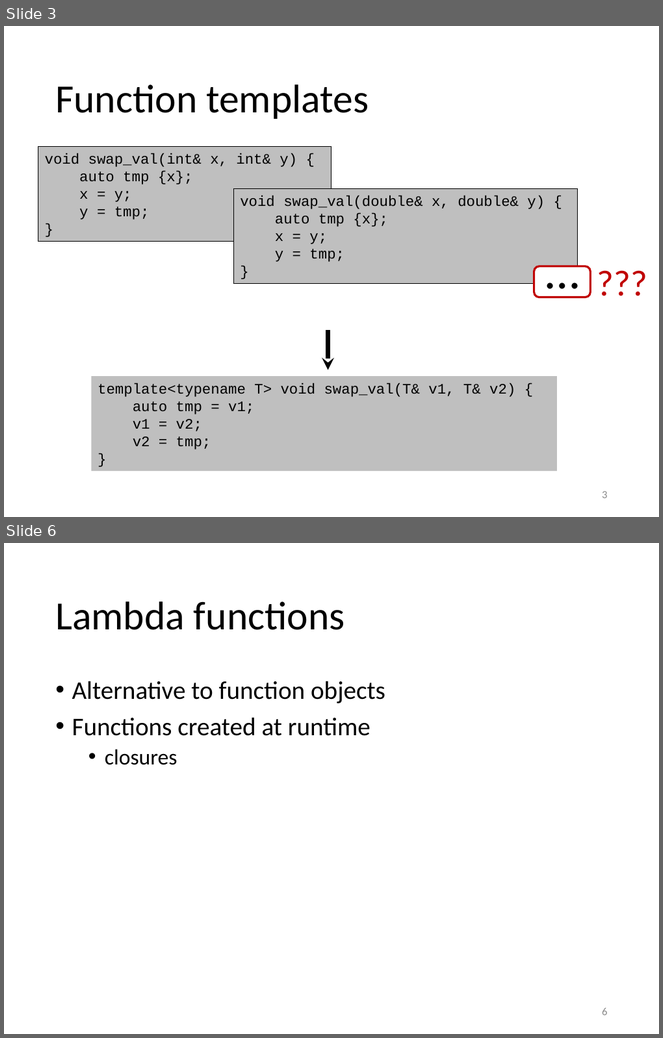
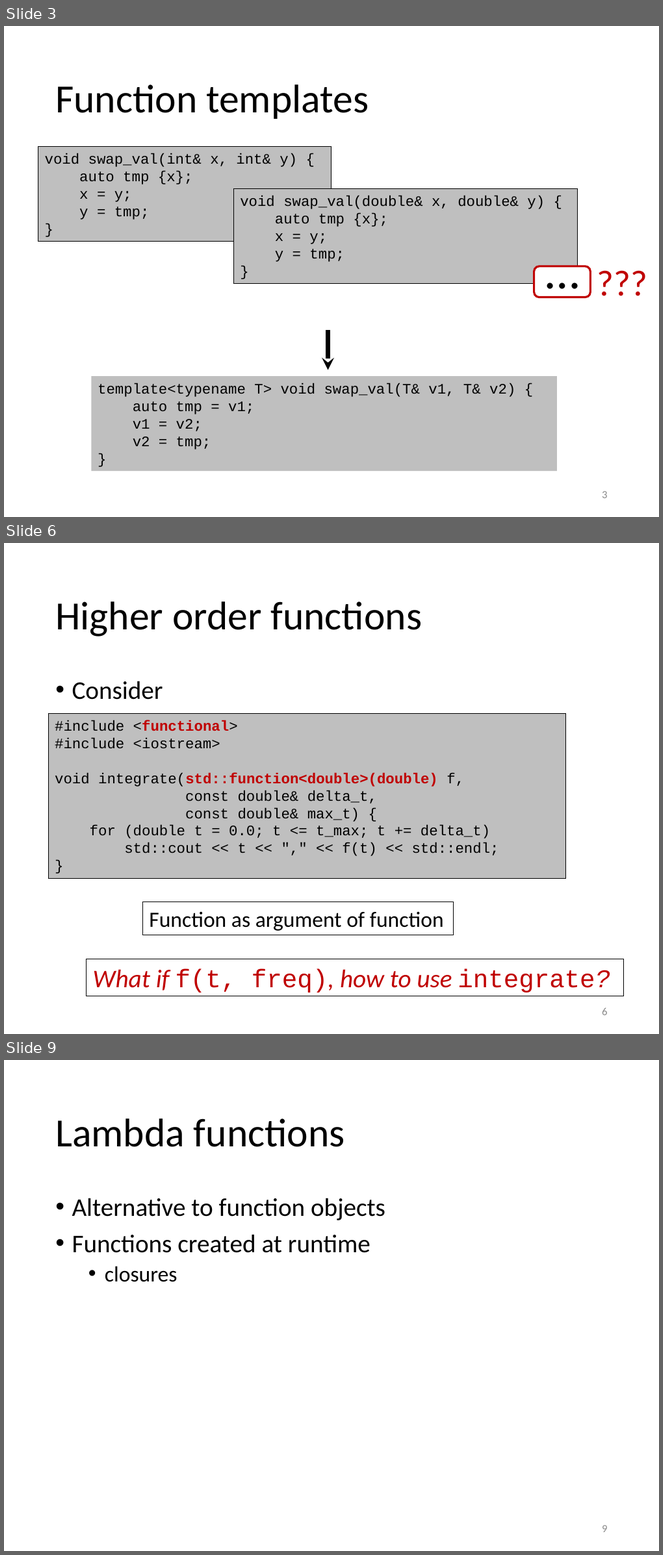
Before and after one commit to gjbex/training-material, a slide deck: CPlusPlus/05_essential_cpp_templates.pptx. Shown one above the other, each under a label of ours: slides 3 and 6 before the commit, slides 3, 6 and 9 after it; the slides between them are not shown. The pictures are 663x1038 and 663x1555 pixels, drawn with LibreOffice and Linux fonts; fonts in the diff are those of the drawing. Boxes give left, top, right and bottom in pixels: in the first picture for what was removed or moved away, otherwise in the second. Text is boxed around its words. In the diff, an @@ line names an element or a change of style, - is before the commit and + after.

Commit message:
Added motivating example for function objects; slide on function objects

```diff
--- a/CPlusPlus/05_essential_cpp_templates.pptx
+++ b/CPlusPlus/05_essential_cpp_templates.pptx
@@ slide 6 added at (4,543,659,1034), background #FFFFFF @@
@@ title added at (55,601,422,637), 44 pt, text #000000 @@
+Higher order functions
@@ text added at (72,681,163,700), 28 pt, text #000000 @@
+• Consider
@@ rectangle added at (49,713,566,878), fill #BFBFBF, outline #000000 0.75 pt, 16 pt, text #000000 @@
+#include <functional>
+#include <iostream>
+void integrate(std::function<double>(double) f,
+const double& delta_t,
+const double& max_t) {
+for (double t = 0.0; t <= t_max; t += delta_t)
+std::cout << t << "," << f(t) << std::endl;
+}
@@ rectangle added at (143,902,454,935), fill #FFFFFF, outline #000000 0.75 pt, 24 pt, text #000000 @@
+Function as argument of function
@@ rectangle added at (87,959,624,997), outline #000000 0.75 pt, 28 pt, text #C00000 @@
+What if f(t, freq), how to use integrate?
@@ page number added at (602,1008,607,1016), 12 pt, text #8C8C8C @@
+6
@@ what was slide 6 is now slide 9 @@
@@ page number at (602,1525,607,1533): text changed @@
-6
+9
```
Also in this commit, not shown: 2 slides changed, 2 other slides added.
